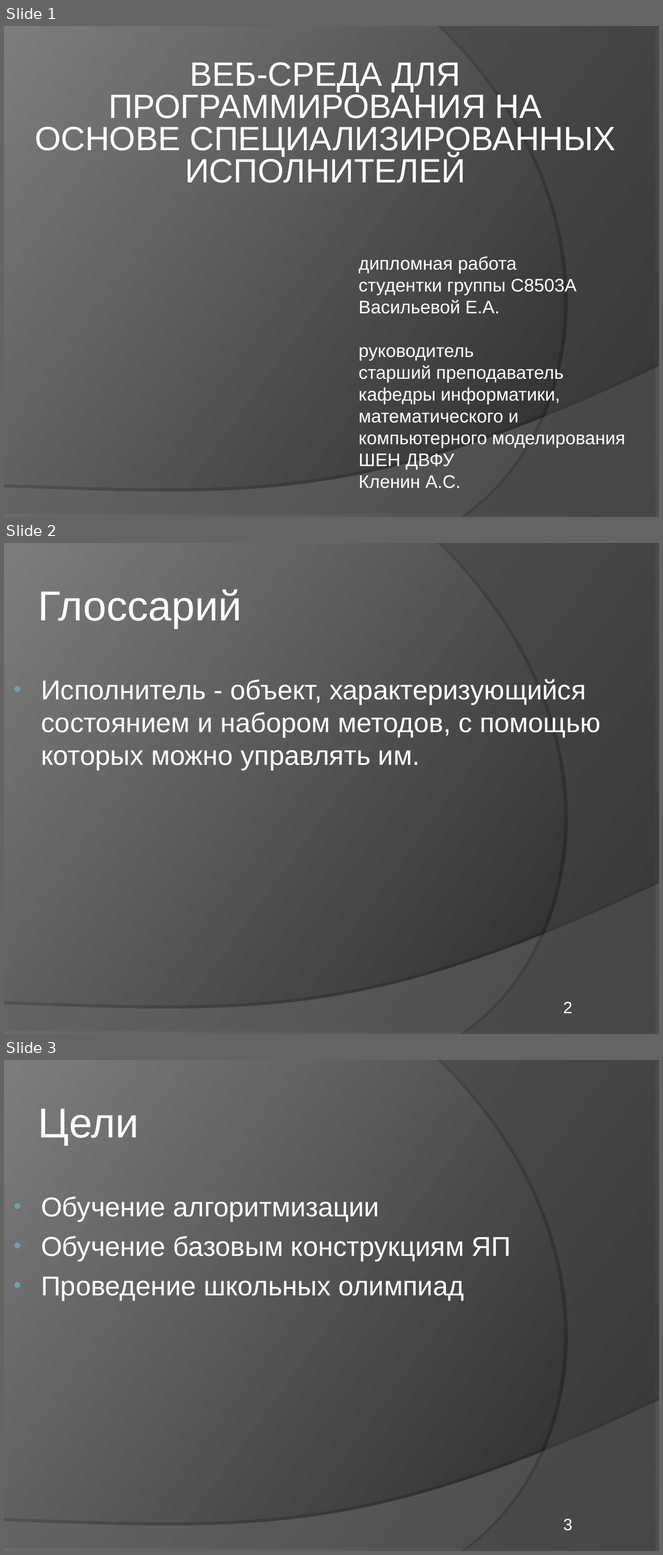
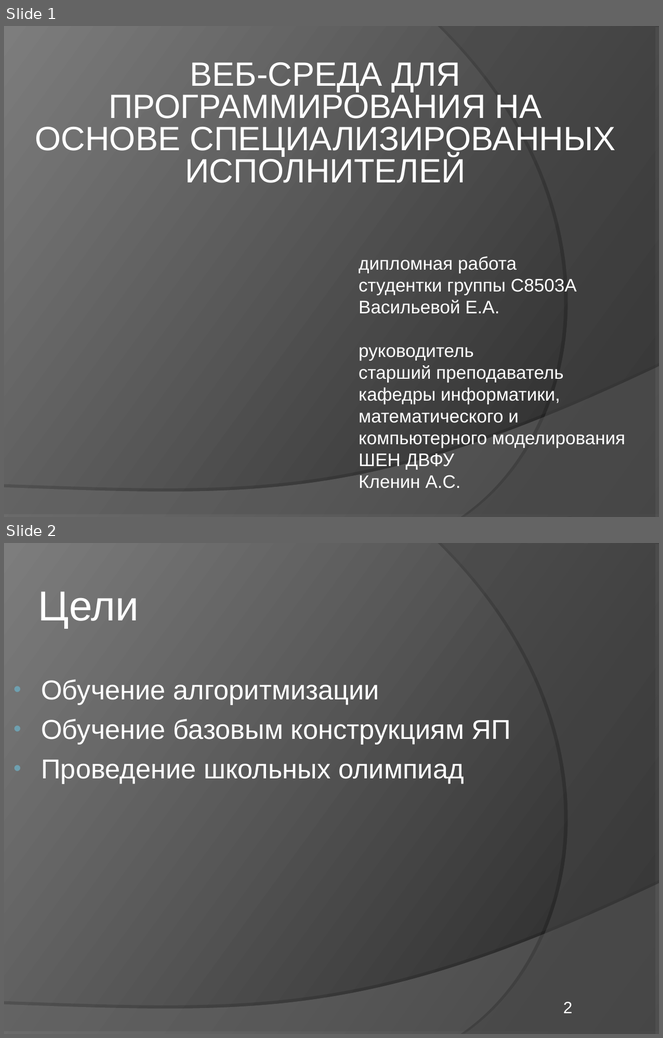
Before and after one commit to elvslv/DiplomaReport, a slide deck: C8503A_Vasilyeva_presentation.ppt. Shown one above the other, each under a label of ours: slides 1, 2 and 3 before the commit, slides 1 and 2 after it. The pictures are 663x1555 and 663x1038 pixels, drawn with LibreOffice and Linux fonts; fonts in the diff are those of the drawing. Boxes give left, top, right and bottom in pixels: in the first picture for what was removed or moved away, otherwise in the second. Text is boxed around its words. In the diff, an @@ line names an element or a change of style, - is before the commit and + after.

```diff
--- a/C8503A_Vasilyeva_presentation.ppt
+++ b/C8503A_Vasilyeva_presentation.ppt
@@ slide 2 removed at (x1=4, y1=543, x2=659, y2=1034), background gradient #242424 to #7D7D7D; not listed: 2 template elements that a slide beside it also shows @@
@@ text removed at (x1=38, y1=589, x2=242, y2=628) @@
-Глоссарий
@@ text removed at (x1=41, y1=679, x2=601, y2=771) @@
-• Исполнитель - объект, характеризующийся состоянием и набором методов, с помощью которых можно управлять им.
@@ page number removed at (x1=564, y1=1002, x2=573, y2=1014) @@
-2
@@ what was slide 3 is now slide 2 @@
@@ page number at (x1=564, y1=1002, x2=573, y2=1014): text changed @@
-3
+2
```
Also in this commit, not shown: 1 slide changed, 1 slide added, 2 other files.
